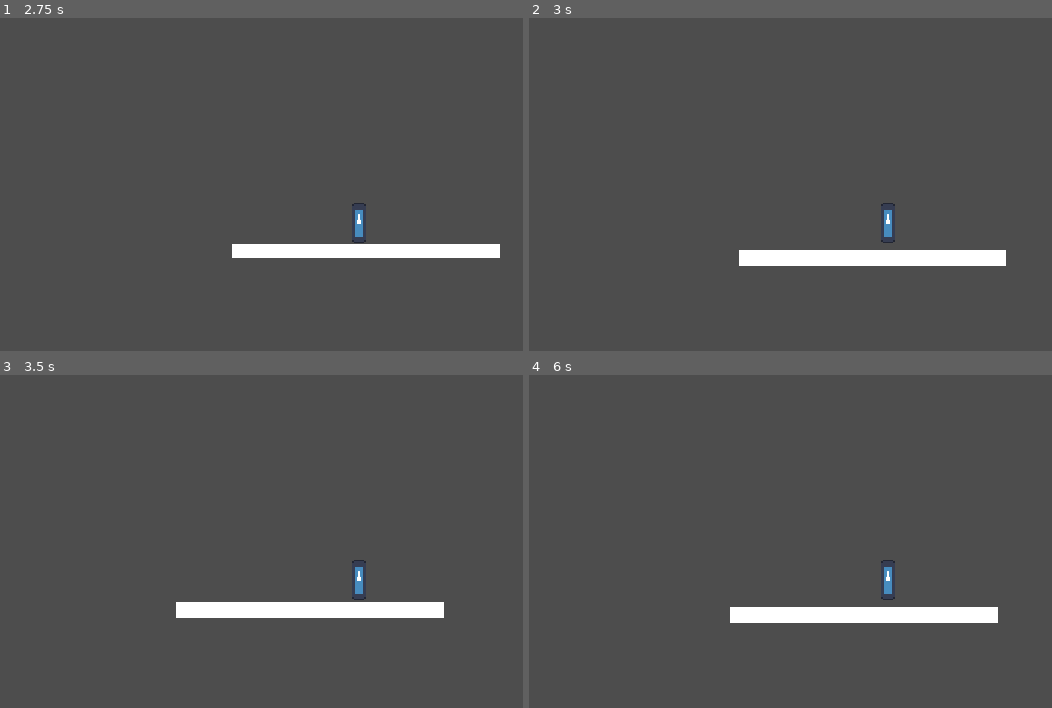
Above: before the commit, frames 1-4 (two rows, left to right).
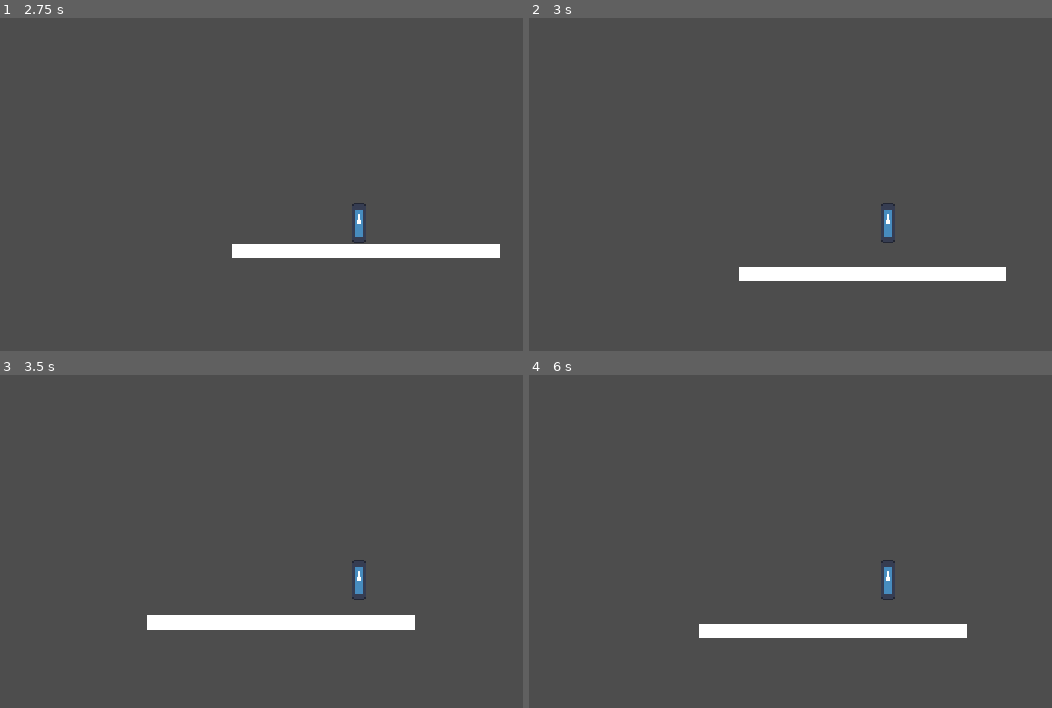
Above: after the commit, the same moments.

Repository: ygda-org/towerglass
Game: Godot game, scene res://main/main.tscn
The game is run twice, just before and just after one commit, with the same random seed, the same clock (stepped at 60 frames per second) and the same inputs. The engine's default icon, where the game draws it, is replaced by a stand-in: a white triangle on a blue panel in a dark square.
Inputs:
- Up to frame 1 (2.75 s): hold Space (jump) 0.53-1.28 s; hold D (right) 0.53-2.03 s; tap Enter at 1.25 s; tap Space (jump) at 1.35, 1.52, 1.82 s; hold A (left) from 2.03 s (still down); hold Space (jump) from 2.03 s (still down)
- Up to frame 2 (3 s): release A (left) at 2.78 s; release Space (jump) at 2.78 s; hold D (right) from 2.78 s (still down); tap Space (jump) at 2.85 s
- Up to frame 3 (3.5 s): keep holding D (right); tap Space (jump) at 3.02, 3.32 s
- Up to frame 4 (6 s): hold Space (jump) 3.53-4.28 s; release D (right) at 4.28 s; hold A (left) 4.28-5.03 s; tap Space (jump) at 4.35, 4.52, 4.82, 5.85 s; hold D (right) 5.03-5.78 s; hold Space (jump) 5.03-5.78 s; hold A (left) from 5.78 s (still down)

Frame 1 is identical in both runs. In frame 2, 4.6% of the frame differs, in the area x 40-92%, y 69-79%; in frame 3, 3.9%; in frame 4, 4.6%, in the area x 32-90%, y 69-79%.

Commit message:
jump curve

Diff:
--- a/player/player.gd
+++ b/player/player.gd
@@ -5,6 +5,7 @@
 const MAX_JUMP = -300
 const MAX_JUMP_CHARGE = 0.5
 var jump_charge = 0.0
+@export var jump_charge_curve: Curve
 
 const MAX_SPEED = 150
 
@@ -14,7 +15,7 @@
 		if Input.is_action_pressed("jump"):
 			jump_charge = move_toward(jump_charge, MAX_JUMP_CHARGE, delta)
 		if Input.is_action_just_released("jump"):
-			velocity.y = MAX_JUMP * (jump_charge/MAX_JUMP_CHARGE)
+			velocity.y = MAX_JUMP * jump_charge_curve.sample(jump_charge/MAX_JUMP_CHARGE)
 			jump_charge = 0.0
 	else:
 		var dir = Input.get_axis("left", "right")
--- a/player/player.tscn
+++ b/player/player.tscn
@@ -2,12 +2,17 @@
 
 [ext_resource type="Script" uid="uid://dkn1f6xxho7w1" path="res://player/player.gd" id="1_oul6g"]
 [ext_resource type="Texture2D" uid="uid://b80ubkmo4x1vu" path="res://assets/icon.svg" id="2_rkbax"]
+
+[sub_resource type="Curve" id="Curve_rkbax"]
+_data = [Vector2(0, 0.23140502), 0.0, 1.6076446, 0, 0, Vector2(1, 1), 0.028416228, 0.0, 0, 0]
+point_count = 2
 
 [sub_resource type="RectangleShape2D" id="RectangleShape2D_i50wy"]
 size = Vector2(16, 48)
 
 [node name="Player" type="CharacterBody2D" unique_id=491503936]
 script = ExtResource("1_oul6g")
+jump_charge_curve = SubResource("Curve_rkbax")
 
 [node name="Sprite2D" type="Sprite2D" parent="." unique_id=1371412027]
 scale = Vector2(0.125, 0.375)
